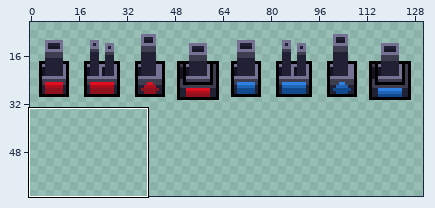
Pixel-art file: sprites/tilesets/droppers.aseprite. The first picture is a wide view before the edit; the outline marks the close-up.
Close-up. Before:
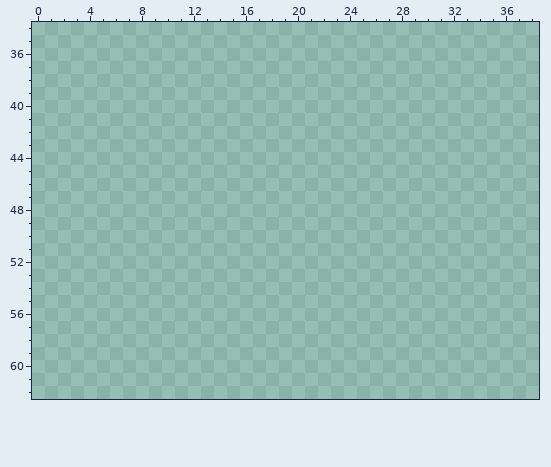
160x160 pixels, 1 frame. Colours within 5 levels of each other are drawn and written as one. Shown: x 0..38, y 34..62. The wide view leaves out empty margins.
The result:
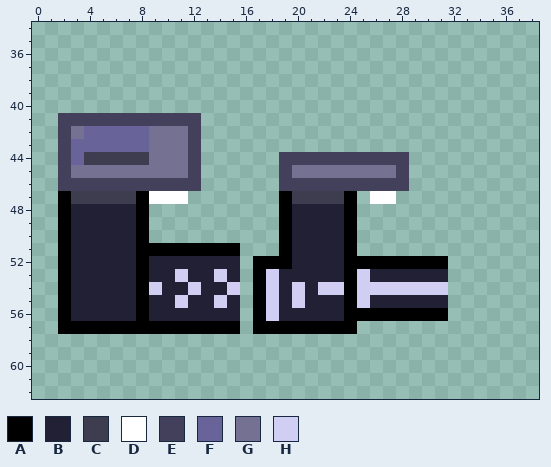
Palette (. is transparent): A #000000  B #222034  C #3e3d4f  D #ffffff  E #43405b  F #686499  G #747193  H #d1cef4
Diff:
Changed rows in their new state; - is an unchanged pixel.
first column x 2:
41 EEEEEEEEEEE-------------------
42 EGFFFFFGGGE-------------------
43 EFFFFFFGGGE-------------------
44 EFCCCCCGGGE------EEEEEEEEEE---
45 EGGGGGGGGGE------EGGGGGGGGE---
46 EEEEEEEEEEE------EEEEEEEEEE---
47 ACCCCCADDD-------ACCCCA-DD----
48 ABBBBBA----------ABBBBA-------
49 ABBBBBA----------ABBBBA-------
50 ABBBBBA----------ABBBBA-------
51 ABBBBBAAAAAAAA---ABBBBA-------
52 ABBBBBABBBBBBB-AAABBBBAAAAAAAA
53 ABBBBBABBHBBHB-AHBBBBBAHBBBBBB
54 ABBBBBAHBBHBBH-AHBHBHHAHHHHHHH
55 ABBBBBABBHBBHB-AHBHBBBAHBBBBBB
56 ABBBBBABBBBBBB-AHBBBBBAAAAAAAA
57 AAAAAAAAAAAAAA-AAAAAAAA-------
